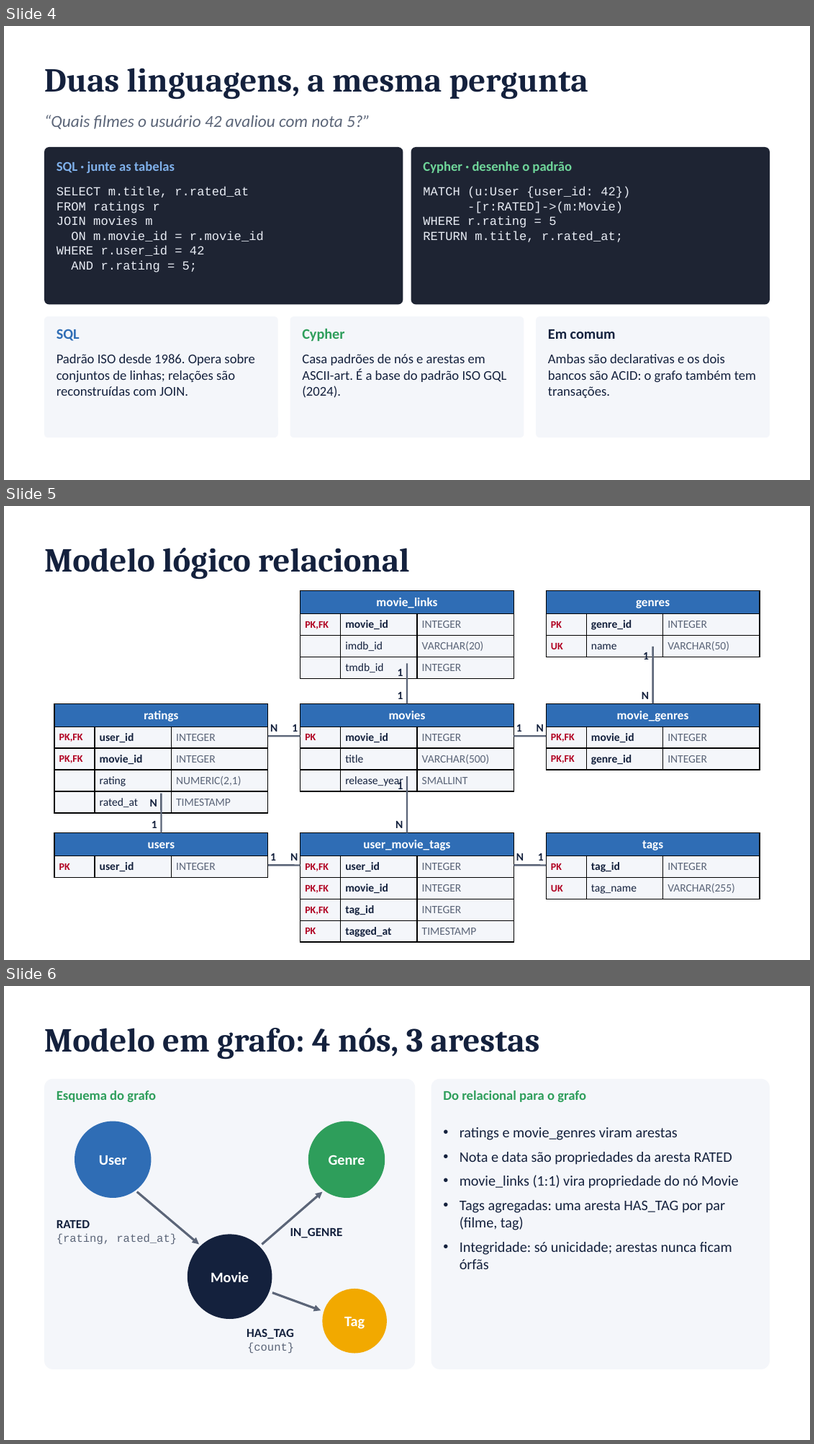
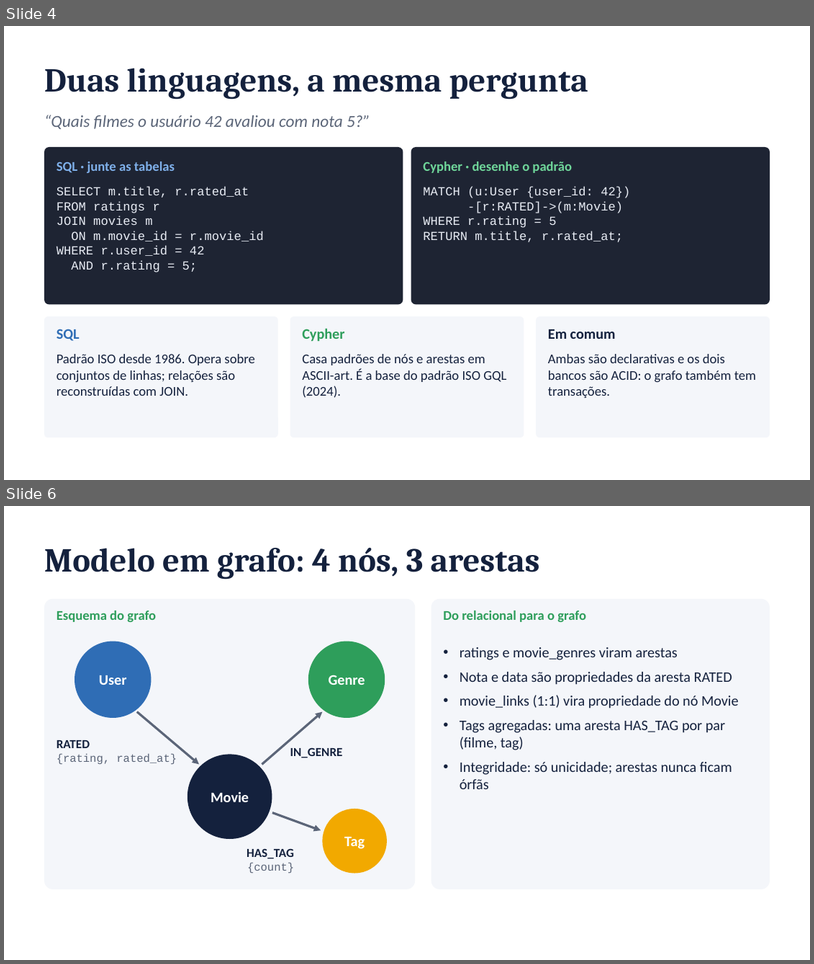
Before and after one commit to FineiasAntonio/BancoDeDados, a slide deck: docs/apresentacao.pptx. Shown one above the other, each under a label of ours: slides 4, 5 and 6 before the commit, slides 4 and 6 after it; the slides between them are not shown. The pictures are 814x1444 and 814x964 pixels, drawn with LibreOffice and Linux fonts; fonts in the diff are those of the drawing. Boxes give left, top, right and bottom in pixels: in the first picture for what was removed or moved away, otherwise in the second. Text is boxed around its words. In the diff, an @@ line names an element or a change of style, - is before the commit and + after.

```diff
--- a/docs/apresentacao.pptx
+++ b/docs/apresentacao.pptx
@@ slide 5 removed at (4,506,810,960), background #FFFFFF @@
@@ text removed at (44,548,410,579) @@
-Modelo lógico relacional
@@ table removed at (301,591,514,675), 4 rows, 3 columns @@
-movie_links |  | 
-PK,FK | movie_id | INTEGER
- | imdb_id | VARCHAR(20)
- | tmdb_id | INTEGER
@@ table removed at (547,591,761,744), 3 rows, 3 columns @@
-genres |  | 
-PK | genre_id | INTEGER
-UK | name | VARCHAR(50)
@@ text removed at (643,652,649,659) @@
-1
@@ line removed from (653, 646) to (653, 703) @@
@@ text removed at (398,669,404,679) @@
-1
@@ line removed from (407, 663) to (407, 703) @@
@@ text removed at (398,692,404,699) @@
-1
@@ text removed at (642,692,649,699) @@
-N
@@ table removed at (55,703,268,810), 5 rows, 3 columns @@
-ratings |  | 
-PK,FK | user_id | INTEGER
-PK,FK | movie_id | INTEGER
- | rating | NUMERIC(2,1)
- | rated_at | TIMESTAMP
@@ table removed at (301,703,514,790), 4 rows, 3 columns @@
-movies |  | 
-PK | movie_id | INTEGER
- | title | VARCHAR(500)
- | release_year | SMALLINT
@@ table removed at (547,703,761,872), 3 rows, 3 columns @@
-movie_genres |  | 
-PK,FK | movie_id | INTEGER
-PK,FK | genre_id | INTEGER
@@ line removed from (268, 736) to (301, 736) @@
@@ text removed at (270,724,278,731) @@
-N
@@ text removed at (292,724,298,731) @@
-1
@@ line removed from (514, 736) to (547, 736) @@
@@ text removed at (517,724,522,731) @@
-1
@@ text removed at (537,724,544,731) @@
-N
@@ text removed at (398,780,404,792) @@
-1
@@ line removed from (407, 776) to (407, 833) @@
@@ text removed at (150,799,157,806) @@
-N
@@ line removed from (161, 793) to (161, 833) @@
@@ text removed at (152,821,157,828) @@
-1
@@ text removed at (396,821,403,828) @@
-N
@@ table removed at (55,833,268,874), 2 rows, 3 columns @@
-users |  | 
-PK | user_id | INTEGER
@@ table removed at (301,833,514,939), 5 rows, 3 columns @@
-user_movie_tags |  | 
-PK,FK | user_id | INTEGER
-PK,FK | movie_id | INTEGER
-PK,FK | tag_id | INTEGER
-PK | tagged_at | TIMESTAMP
@@ table removed at (547,833,761,896), 3 rows, 3 columns @@
-tags |  | 
-PK | tag_id | INTEGER
-UK | tag_name | VARCHAR(255)
@@ line removed from (268, 865) to (301, 865) @@
@@ text removed at (270,853,276,860) @@
-1
@@ text removed at (291,853,298,860) @@
-N
@@ line removed from (514, 865) to (547, 865) @@
@@ text removed at (517,853,524,860) @@
-N
@@ text removed at (538,853,544,860) @@
-1
```
Also in this commit, not shown: 5 slides changed, 1 slide added, 1 other slide removed, 6 other files.
